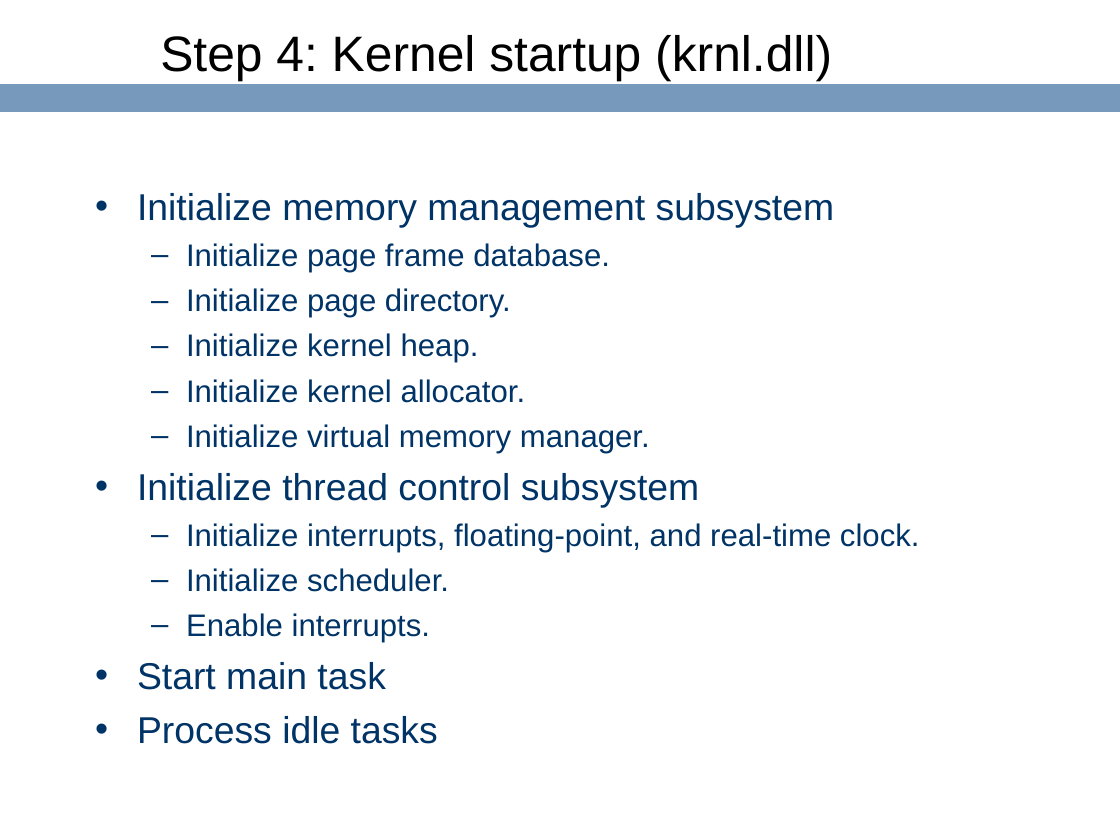
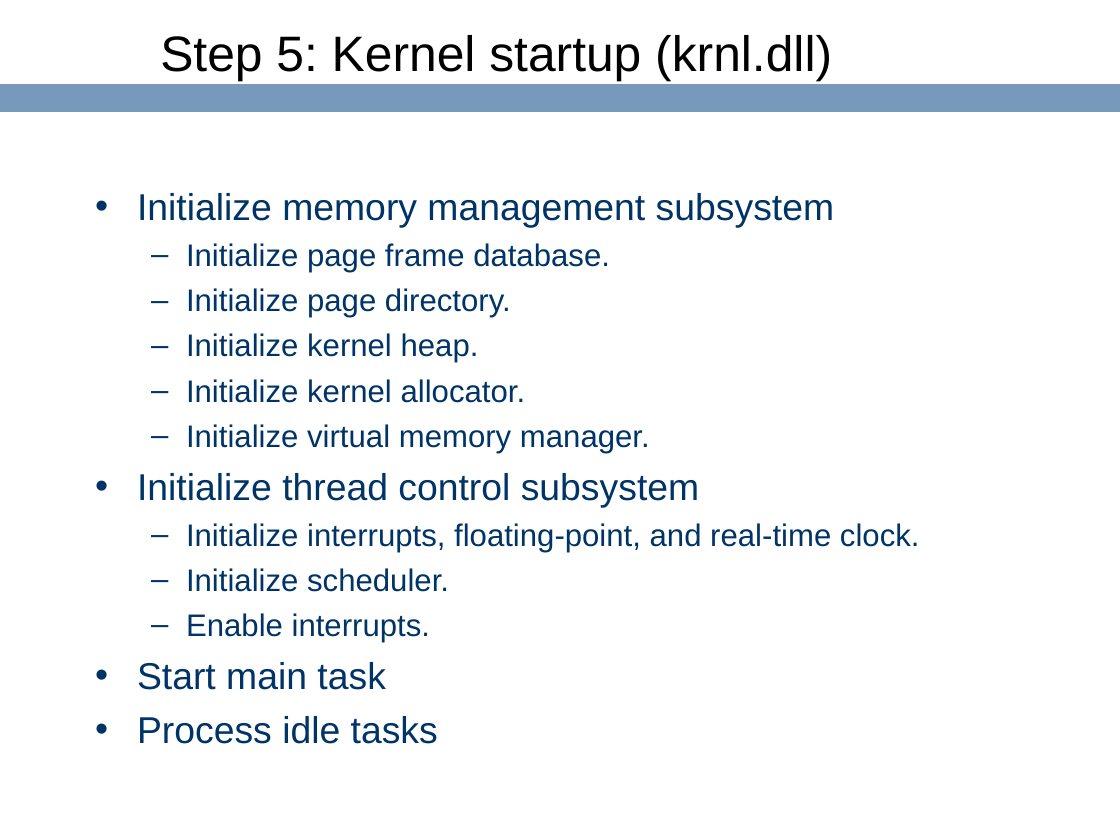
Before and after one commit to ringgaard/sanos, a slide deck: slide 21 of doc/sanostech.ppt (slide 20 before the commit). Drawn at 1120x840 pixels with LibreOffice and Linux fonts; fonts in the diff are those of the drawing; background and template pictures are left out. Boxes give left, top, right and bottom in pixels: in the first picture for what was removed or moved away, otherwise in the second. Text is boxed around its words. In the diff, an @@ line names an element or a change of style, - is before the commit and + after.

```diff
--- a/doc/sanostech.ppt
+++ b/doc/sanostech.ppt
@@ title at (160, 35, 832, 81): text changed @@
-Step 4: Kernel startup (krnl.dll)
+Step 5: Kernel startup (krnl.dll)
```
Also in this commit, not shown: 7 other slides changed, 1 slide added.
